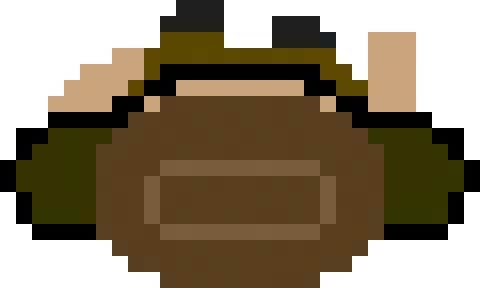
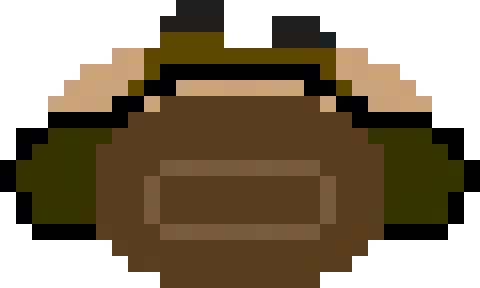
Two versions of the same layered image (w=480, h=288). Layer-by-layer changes:
painted on "Layer 1" over [336,32,432,112]
